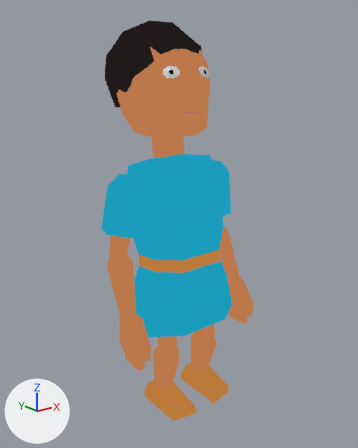
An edit to the Blender file characters/israelites.blend, drawn before and after from the same camera.
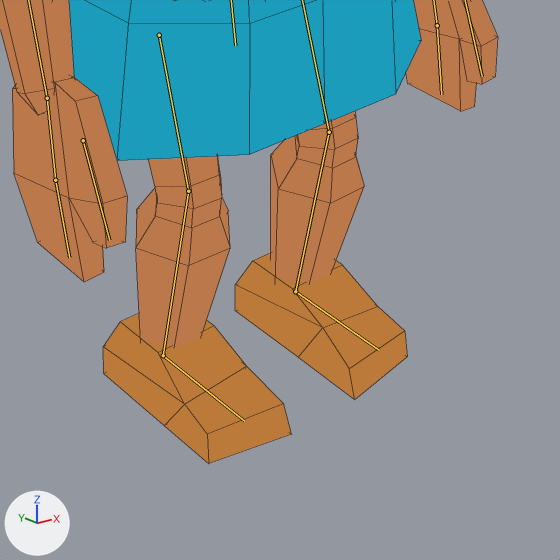
There are two pictures of each version: one whole from a camera (50 mm lens) standing at (-0.772, -0.96, 0.884) and looking at (0.025, 0.036, 0.485), one close up on the part from 32% to 76% of the width and 65% to 100% of the height. Every picture has the same lights, and +X, +Y and +Z are marked at lower left. Both versions are drawn at frame 0 of the action 'hop'; the numbers are the values there. The bones that bend it are drawn over the model as lines in the close-ups. The close-ups show mesh edges as thin lines.

Objects in the first close-up: 'Israelite'.
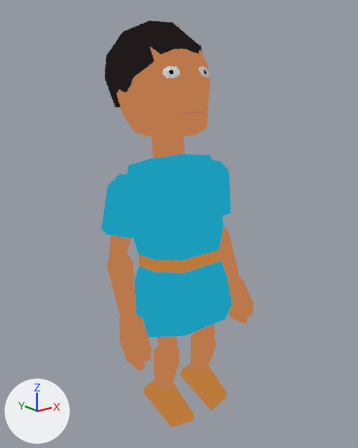
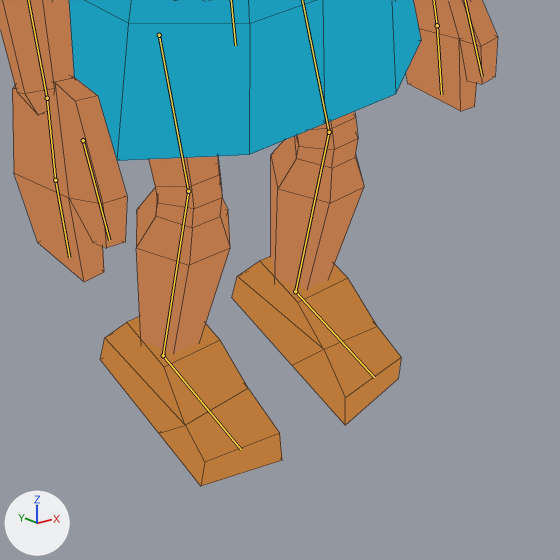
Where the change shows, as pixel boxes (x1, y1, x2, y2) in the close-ups (560 x 560 px):
'Israelite', posed
    before: (0, 0, 498, 464)
    after: (0, 0, 498, 486)

The edits, one by one:
Bone 'FootCtrl.L' (bone_footctrl_l) turns from (0, 0, 0) to (0, 0, 16) degrees about its own x, y and z.
Bone 'FootCtrl.R' (bone_footctrl_r) turns from (0, 0, 0) to (0, 0, -16) degrees about its own x, y and z.
